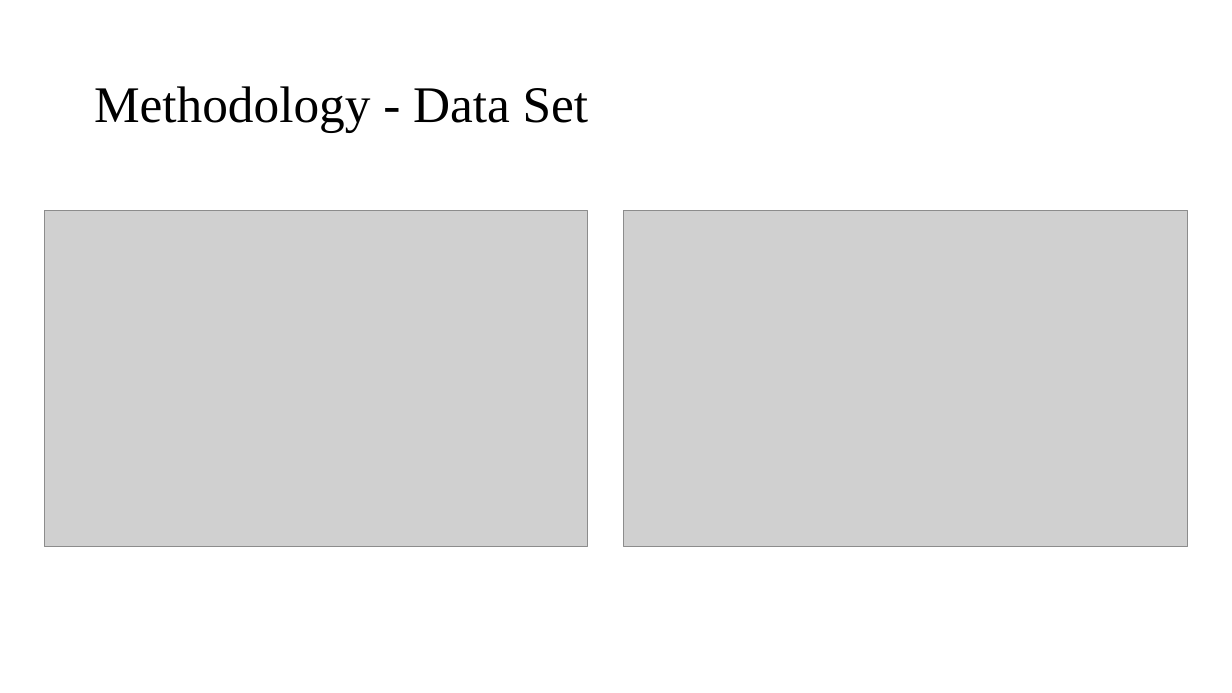
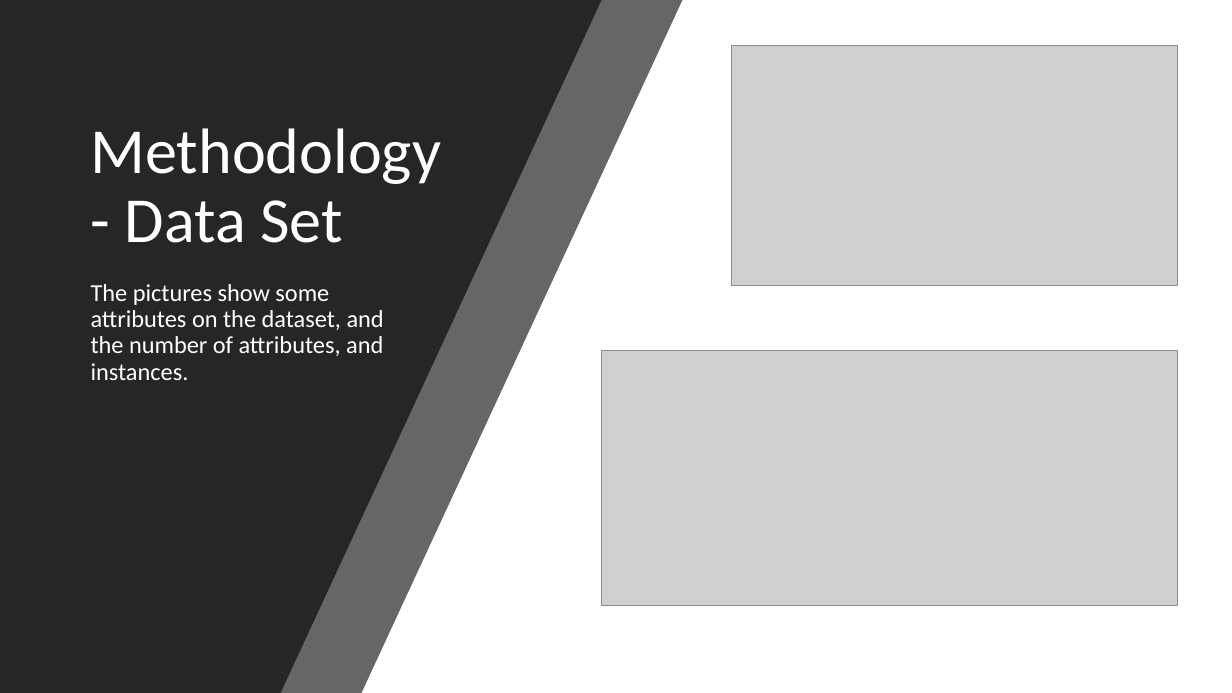
Before and after one commit to Celestina-ayeni/Dissertation, a slide deck: slide 4 of DissertationPresentation.pptx. Drawn at 1232x693 pixels with LibreOffice and Linux fonts; fonts in the diff are those of the drawing; grey boxes stand for pictures. Boxes give left, top, right and bottom in pixels: in the first picture for what was removed or moved away, otherwise in the second. Text is boxed around its words. In the diff, an @@ line names an element or a change of style, - is before the commit and + after.

```diff
--- a/DissertationPresentation.pptx
+++ b/DissertationPresentation.pptx
@@ background #FFFFFF to #000000 @@
@@ rectangle added at [0, 0, 1232, 693], fill #FFFFFF @@
@@ freeform shape added at [0, 0, 683, 693], fill #262626 at 70% opacity @@
@@ freeform shape added at [0, 0, 602, 693], fill #262626 @@
@@ title "Methodology - Data Set" at [91, 128, 442, 243]: size 40 to 50 pt, font Times New Roman to Calibri, text colour #000000 to #FFFFFF; vertical alignment middle to bottom @@
@@ picture: place and size @@
-picture at [624, 211, 1189, 547]
+picture at [732, 45, 1178, 286]
@@ text added at [91, 284, 384, 380], 19 pt, text #FFFFFF @@
+The pictures show some attributes on the dataset, and the number of attributes, and instances.
@@ picture: place and size @@
-picture at [44, 211, 588, 547]
+picture at [602, 350, 1178, 605]
```
Also in this commit, not shown: 13 other slides changed, 1 slide added.
